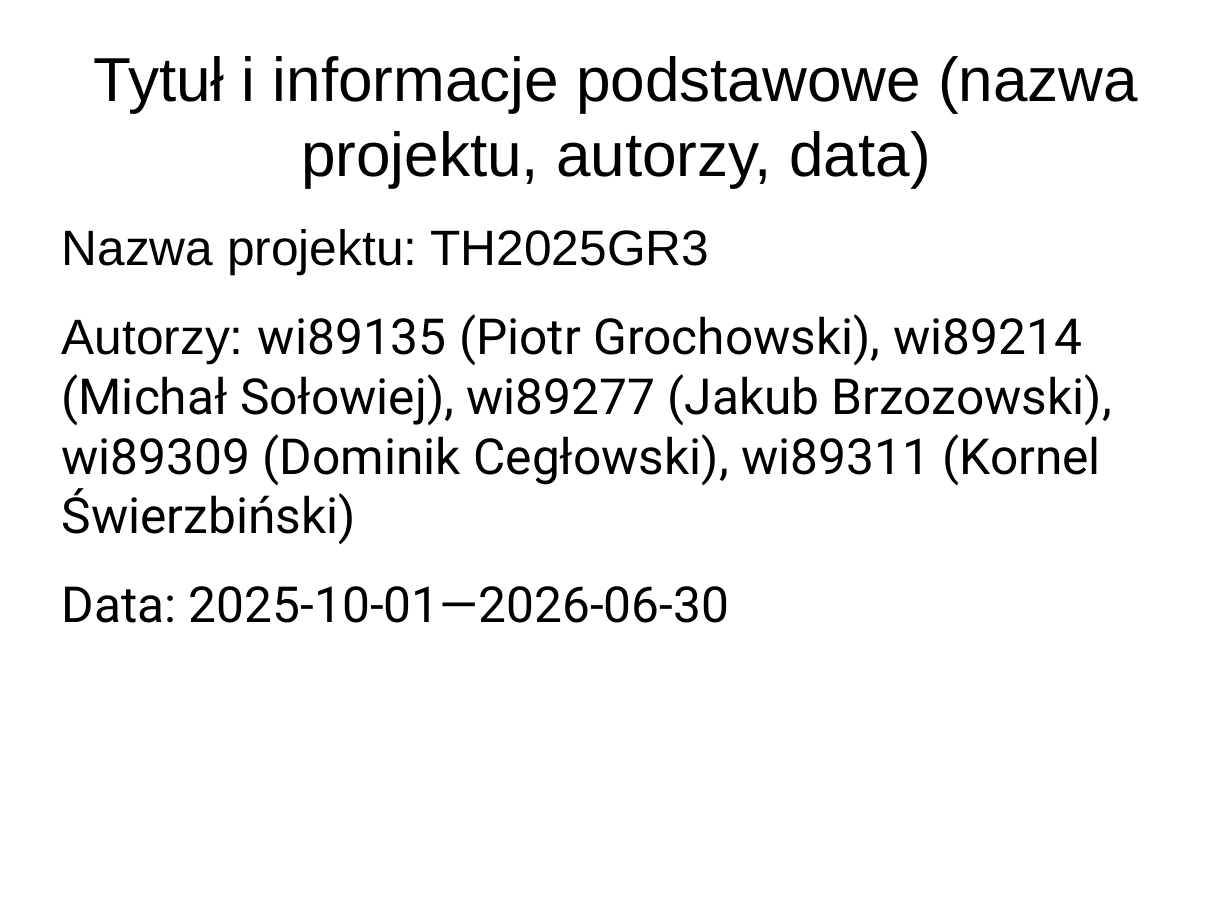
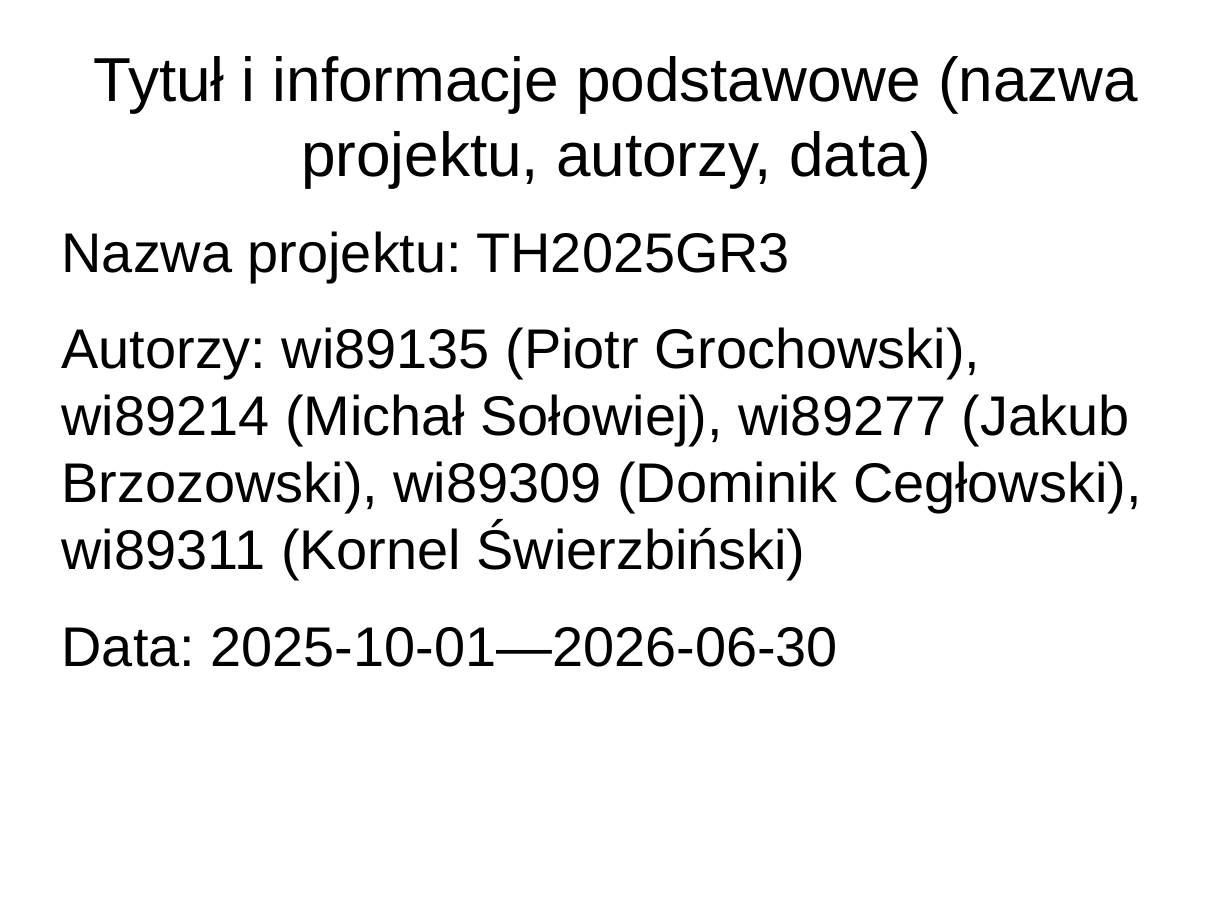
Before and after one commit to Majkul/Projekt_Zespolowy, a slide deck: slide 3 of ProjektZespolowyGr3/Presentation/TH2025GR3.pptx (slide 2 before the commit). Drawn at 1232x924 pixels with LibreOffice and Linux fonts; fonts in the diff are those of the drawing. Boxes give left, top, right and bottom in pixels: in the first picture for what was removed or moved away, otherwise in the second. Text is boxed around its words. In the diff, an @@ line names an element or a change of style, - is before the commit and + after.

Commit message:
updated presentation

```diff
--- a/ProjektZespolowyGr3/Presentation/TH2025GR3.pptx
+++ b/ProjektZespolowyGr3/Presentation/TH2025GR3.pptx
@@ text "Nazwa projektu: TH2025GR3" at bbox=[62, 231, 1142, 667]: size 32 to 36 pt; font Roboto to Arial in "wi89135 (Piotr Grochowski), wi89214 (Michał Sołowiej), wi892 ...", "Data: 2025-10-01—2026-06-30" @@
```
Also in this commit, not shown: 62 slides added.
